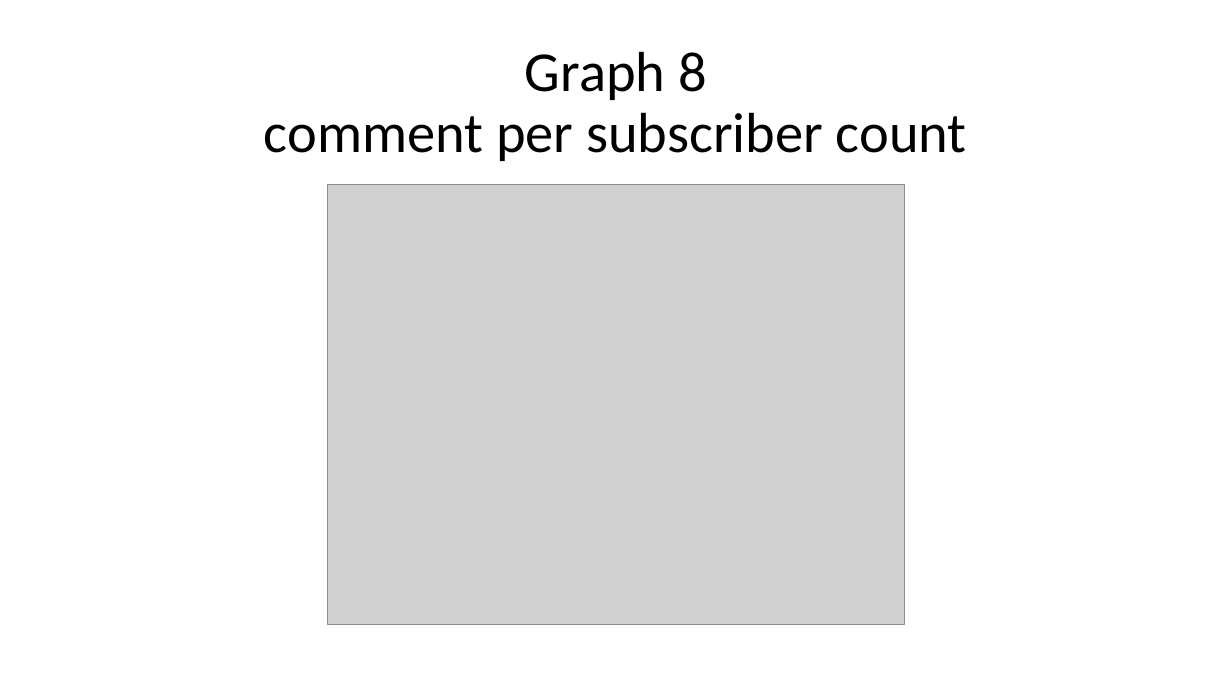
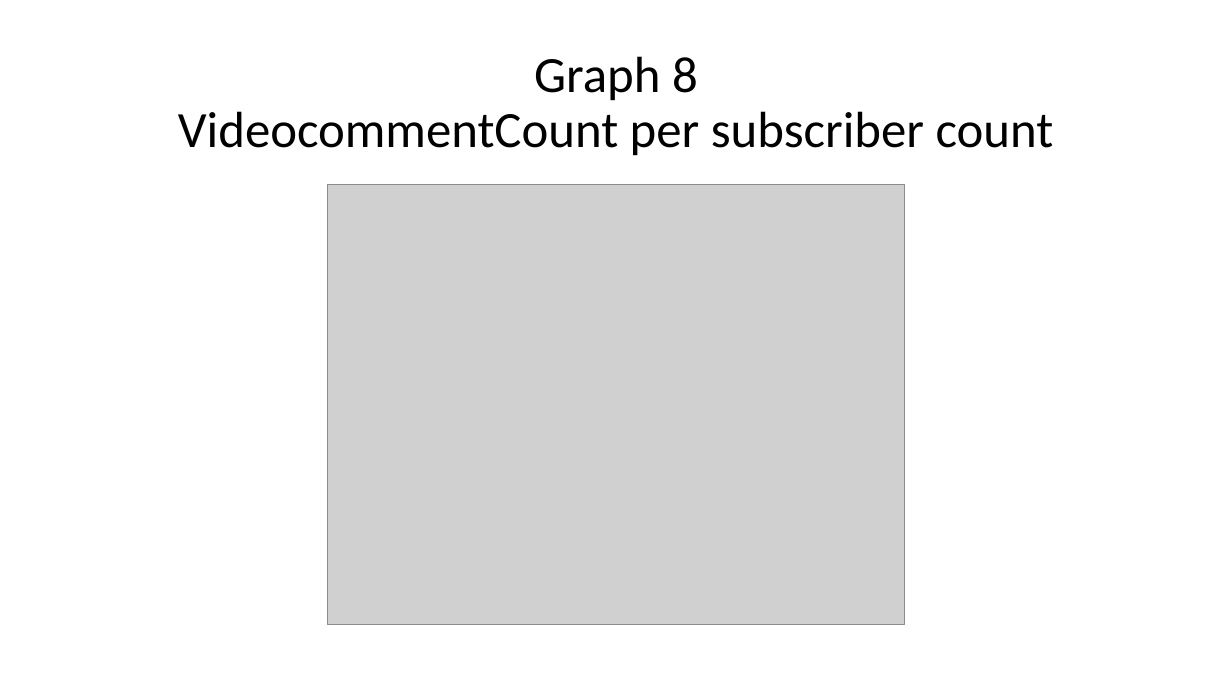
Before and after one commit to YonatanShoham/YouTube-dataset-analysis, a slide deck: slide 15 of YouTube dataset analysis presentation.pptx. Drawn at 1232x693 pixels with LibreOffice and Linux fonts; fonts in the diff are those of the drawing; grey boxes stand for pictures; background and template pictures are left out. Boxes give left, top, right and bottom in pixels: in the first picture for what was removed or moved away, otherwise in the second. Text is boxed around its words. In the diff, an @@ line names an element or a change of style, - is before the commit and + after.

```diff
--- a/YouTube dataset analysis presentation.pptx
+++ b/YouTube dataset analysis presentation.pptx
@@ title at [178, 56, 1054, 156]: text changed; size 44 to 39.6 pt @@
-Graph 8
-comment per subscriber count
+Graph 8
+VideocommentCount per subscriber count
```
Also in this commit, not shown: 8 other slides changed, 2 slides added, 1 other file.
